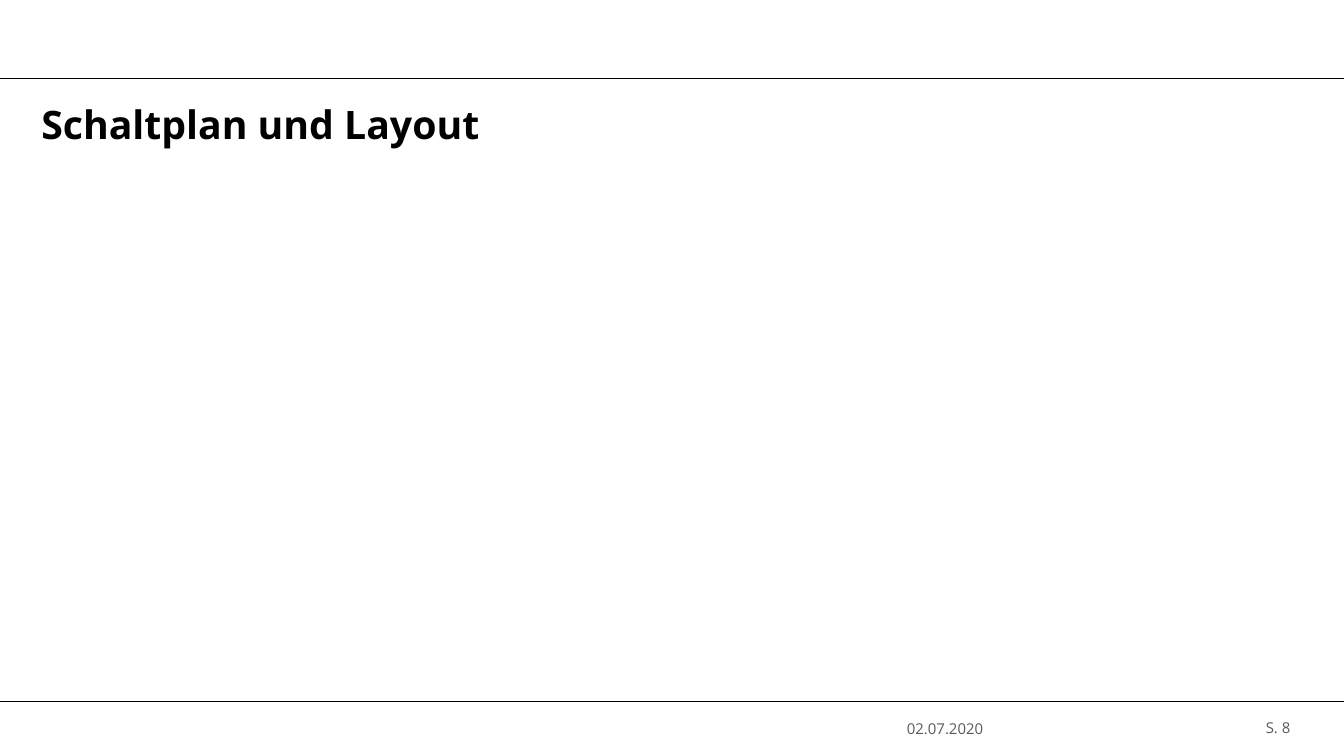
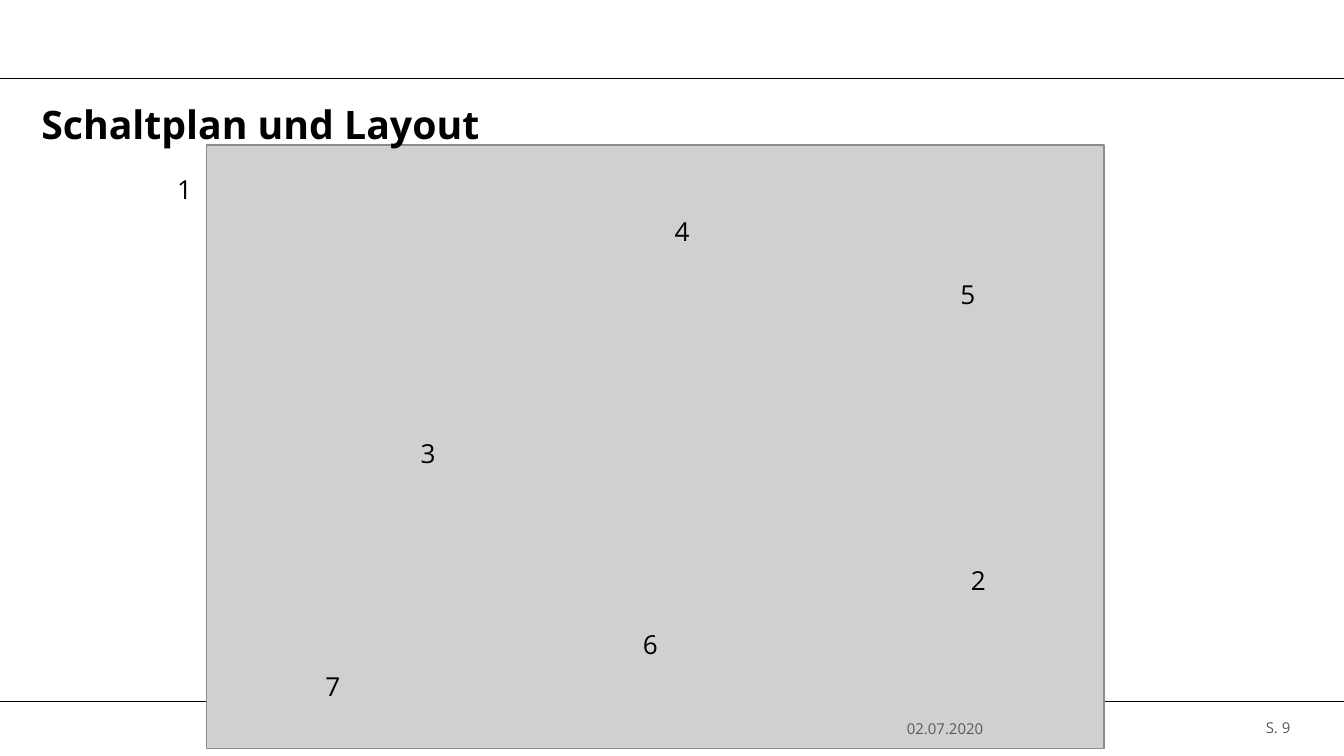
Before and after one commit to Typwithoutname/VMCB, a slide deck: slide 9 of Zwischenpräsentation/Zwischenpräsentation.pptx (slide 8 before the commit). Drawn at 1344x756 pixels with LibreOffice and Linux fonts; fonts in the diff are those of the drawing; grey boxes stand for pictures; background and template pictures are left out. Boxes give left, top, right and bottom in pixels: in the first picture for what was removed or moved away, otherwise in the second. Text is boxed around its words. In the diff, an @@ line names an element or a change of style, - is before the commit and + after.

```diff
--- a/Zwischenpräsentation/Zwischenpräsentation.pptx
+++ b/Zwischenpräsentation/Zwischenpräsentation.pptx
@@ picture added at (207, 145, 1105, 749) @@
@@ text added at (177, 180, 192, 199), 14 pt, text #000000 @@
+1
@@ text added at (675, 222, 690, 241), 14 pt, text #000000 @@
+4
@@ text added at (960, 285, 975, 305), 14 pt, text #000000 @@
+5
@@ text added at (421, 444, 436, 464), 14 pt, text #000000 @@
+3
@@ text added at (971, 571, 986, 590), 14 pt, text #000000 @@
+2
@@ text added at (643, 635, 658, 655), 14 pt, text #000000 @@
+6
@@ text added at (325, 677, 340, 696), 14 pt, text #000000 @@
+7
@@ page number at (1266, 722, 1291, 733): text changed @@
-S. 8
+S. 9
```
Also in this commit, not shown: 4 other slides changed, 2 slides added.
